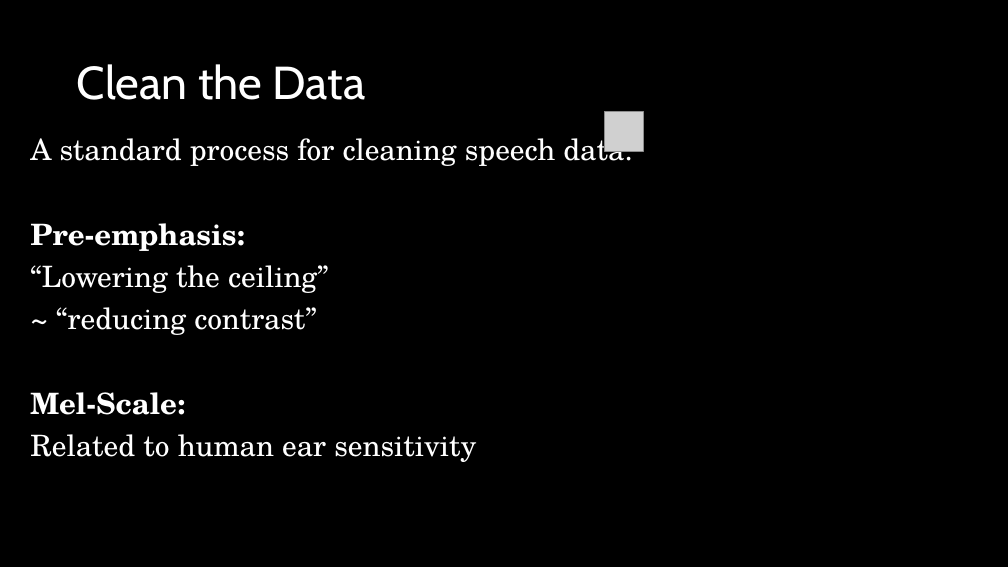
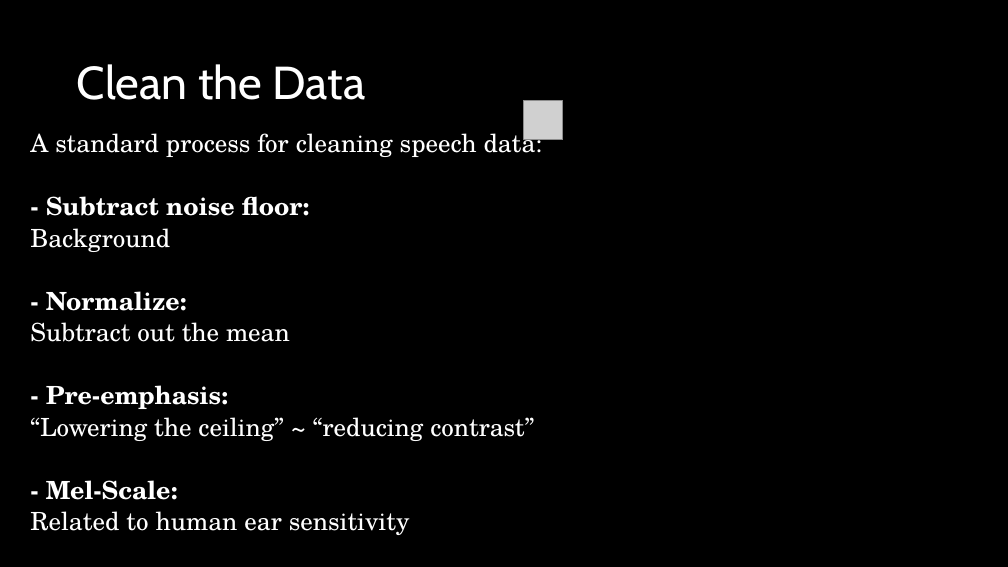
Before and after one commit to PENNET-dev/hackathon-uW-2024, a slide deck: slide 8 of Hackathon Presentation.pptx (slide 7 before the commit). Drawn at 1008x567 pixels with LibreOffice and Linux fonts; fonts in the diff are those of the drawing; grey boxes stand for pictures. Boxes give left, top, right and bottom in pixels: in the first picture for what was removed or moved away, otherwise in the second. Text is boxed around its words. In the diff, an @@ line names an element or a change of style, - is before the commit and + after.

```diff
--- a/Hackathon Presentation.pptx
+++ b/Hackathon Presentation.pptx
@@ picture: place and size @@
-picture at (605, 112, 644, 151)
+picture at (524, 101, 563, 140)
@@ text at (30, 127, 543, 535): size 28 to 23.8 pt in "A standard process for cleaning speech data:", "Related to human ear sensitivity"; line spacing 0.9 to 0.7 @@
@@ text at (30, 196, 534, 500): text changed; size 28 to 23.8 pt @@
-Pre-emphasis:
-“Lowering the ceiling”
-~ “reducing contrast”
-Mel-Scale:
+- Subtract noise floor:
+Background
+- Normalize:
+Subtract out the mean
+- Pre-emphasis:
+“Lowering the ceiling” ~ “reducing contrast”
+- Mel-Scale:
```
Also in this commit, not shown: 5 other slides changed, 3 slides added.
